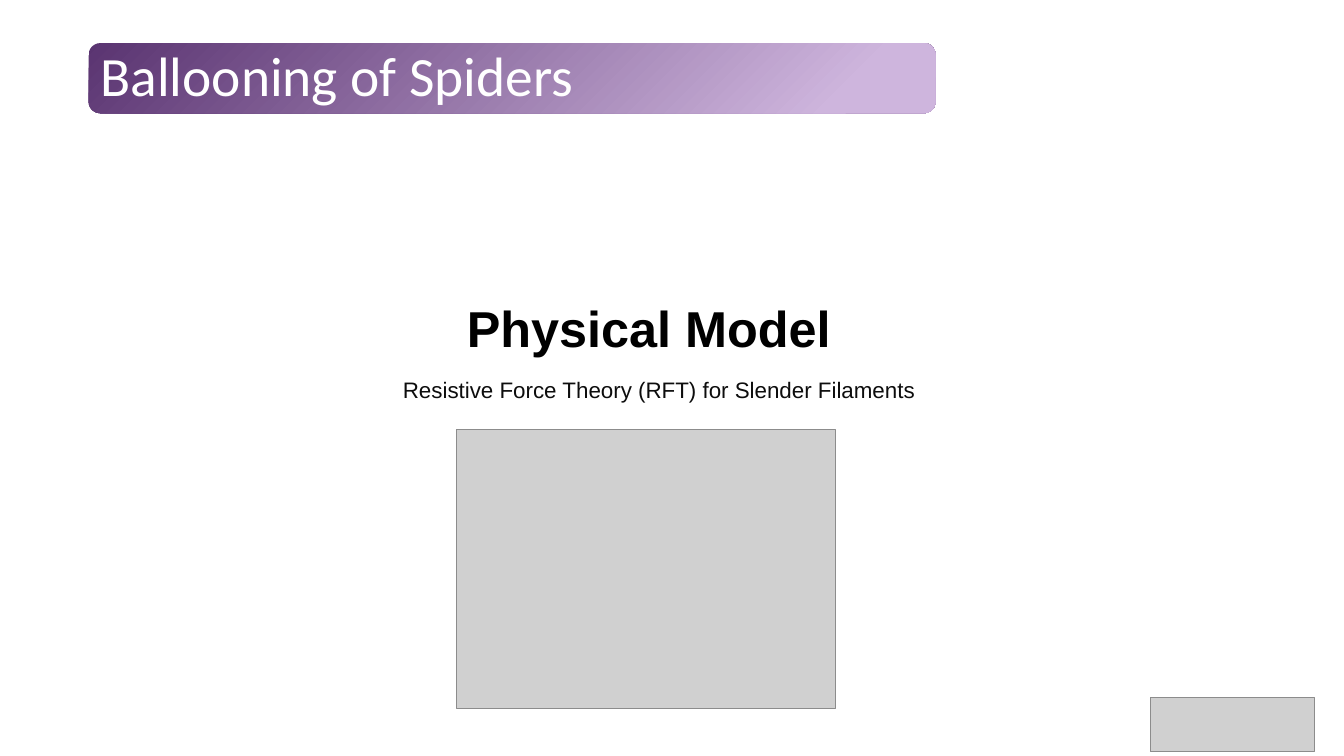
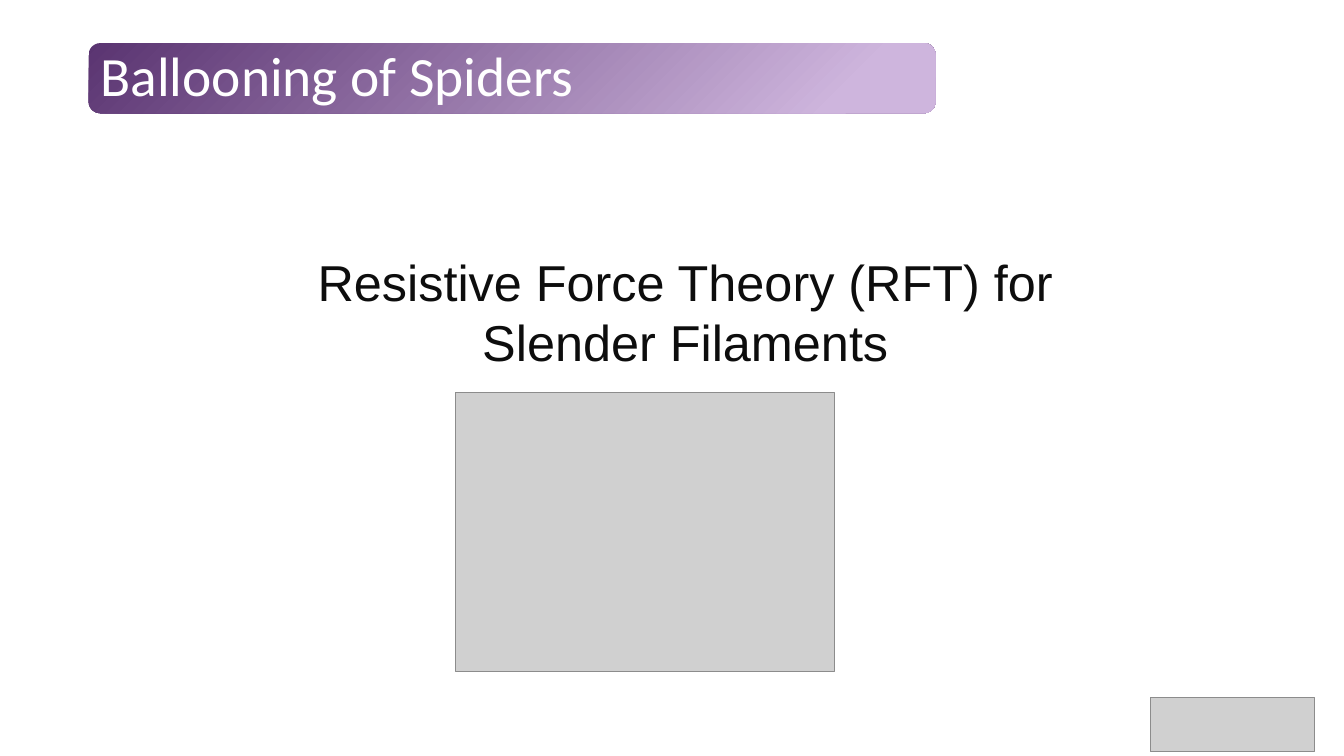
Before and after one commit to Tavi681/PoliPhysics, a slide deck: slide 6 of Tema 1/paper/Tema1.pptx (slide 4 before the commit). Drawn at 1344x756 pixels with LibreOffice and Linux fonts; fonts in the diff are those of the drawing; grey boxes stand for pictures. Boxes give left, top, right and bottom in pixels: in the first picture for what was removed or moved away, otherwise in the second. Text is boxed around its words. In the diff, an @@ line names an element or a change of style, - is before the commit and + after.

```diff
--- a/Tema 1/paper/Tema1.pptx
+++ b/Tema 1/paper/Tema1.pptx
@@ text "Resistive Force Theory (RFT) for ...": place and size @@
-text "Resistive Force Theory (RFT) for ..." at bbox=[403, 381, 915, 403]
+text "Resistive Force Theory (RFT) for ..." at bbox=[318, 264, 1053, 362]
@@ text "Resistive Force Theory (RFT) for ..." at bbox=[318, 264, 1053, 362]: size 16 to 36 pt; alignment left to centre @@
@@ text removed at bbox=[467, 310, 830, 357] @@
-Physical Model
@@ picture: place and size @@
-picture at bbox=[457, 430, 836, 709]
+picture at bbox=[456, 392, 835, 671]
```
Also in this commit, not shown: 7 other slides changed, 15 slides added, 6 slides removed.
